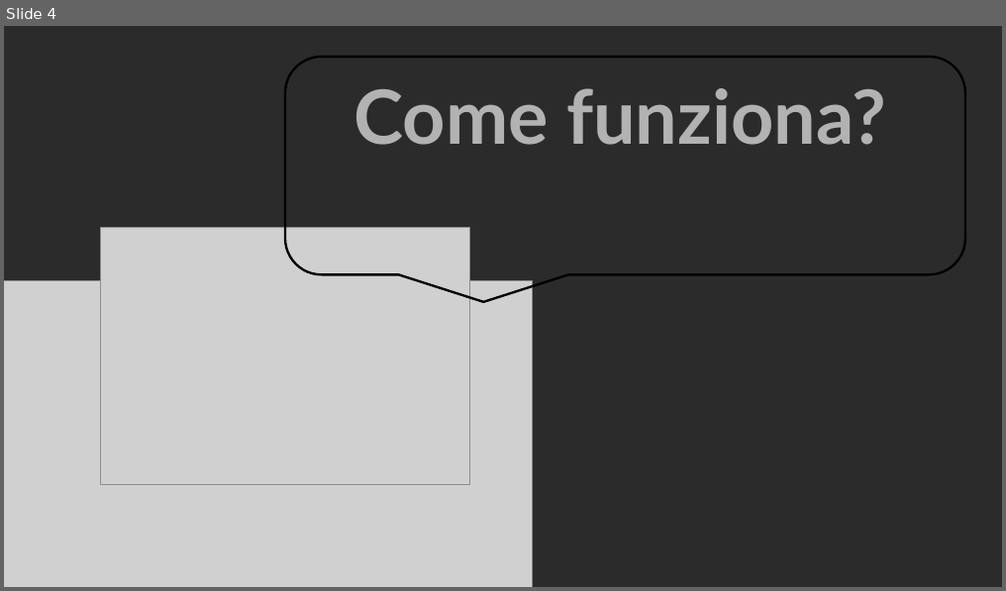
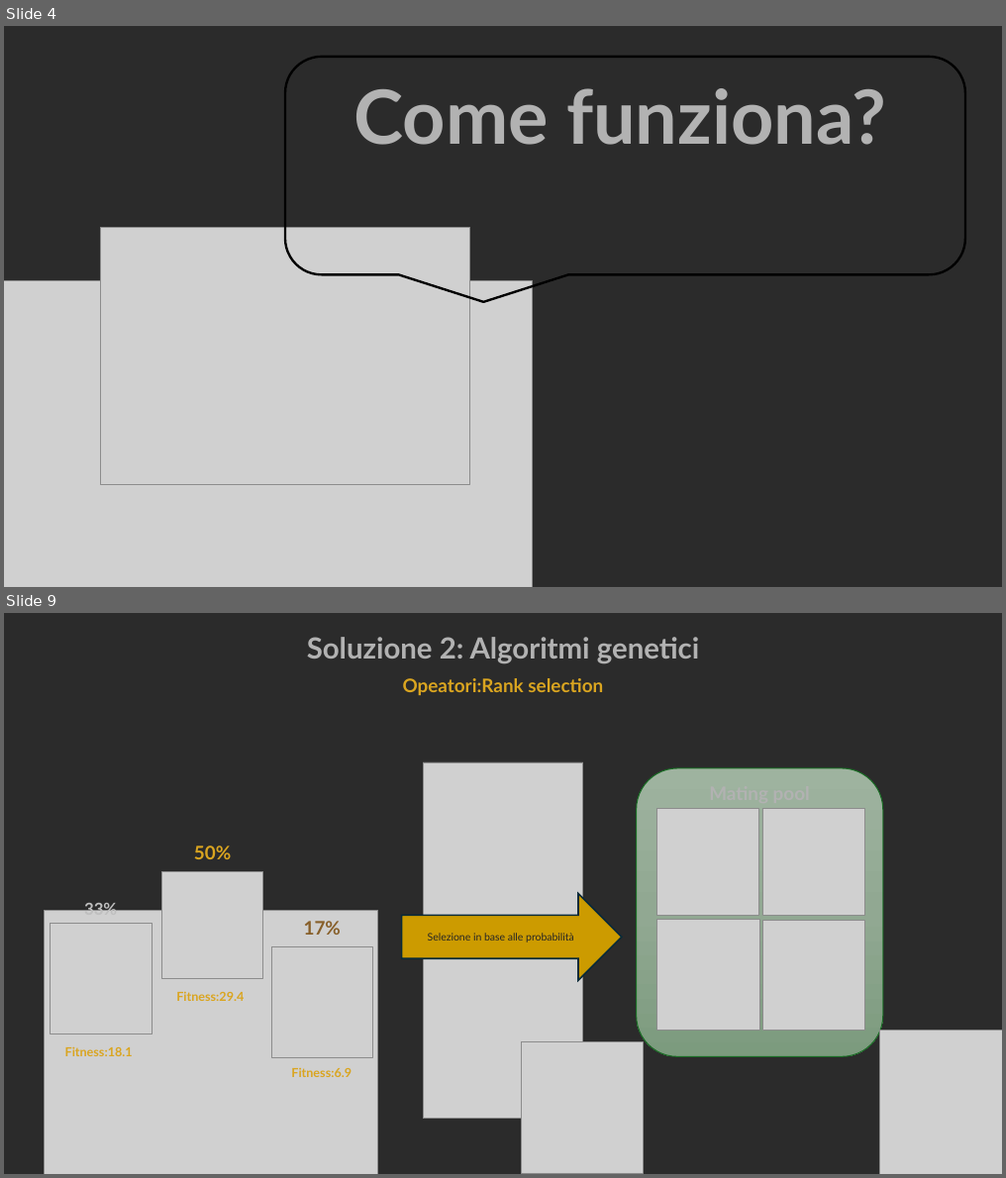
Before and after one commit to girgio/Deck-BuilderCR, a slide deck: presentazione DeckBuilderCR.pptx. Shown one above the other, each under a label of ours: slide 4 before the commit, slides 4 and 9 after it; the slides between them are not shown. The pictures are 1006x591 and 1006x1178 pixels, drawn with LibreOffice and Linux fonts; fonts in the diff are those of the drawing; grey boxes stand for pictures; background and template pictures are left out; a plain dark background stands for a picture behind light text. Boxes give left, top, right and bottom in pixels: in the first picture for what was removed or moved away, otherwise in the second. Text is boxed around its words. In the diff, an @@ line names an element or a change of style, - is before the commit and + after.

```diff
--- a/presentazione DeckBuilderCR.pptx
+++ b/presentazione DeckBuilderCR.pptx
@@ slide 9 added at bbox=[4, 613, 1002, 1174], background picture (left out) @@
@@ text added at bbox=[307, 637, 700, 663], 28 pt, text #B2B2B2, bold @@
+Soluzione 2: Algoritmi genetici
@@ text added at bbox=[403, 678, 603, 695], 18 pt, text #DAA520, bold @@
+Opeatori:Rank selection
@@ picture added at bbox=[423, 762, 583, 1119] @@
@@ text added at bbox=[460, 778, 1002, 808], 18 pt, text #B2B2B2, bold @@
+Mating pool
@@ rounded rectangle added at bbox=[637, 768, 884, 1057], fill gradient #9EB49F to #91A892 to #7D9C7E, outline #196B24 1 pt @@
@@ picture added at bbox=[657, 808, 759, 916] @@
@@ picture added at bbox=[763, 809, 865, 916] @@
@@ text added at bbox=[194, 846, 231, 860], 18 pt, text #DAA520, bold @@
+50%
@@ picture added at bbox=[161, 872, 263, 979] @@
@@ text added at bbox=[84, 901, 117, 911], 16 pt, text #BFBFBF, bold @@
+33%
@@ right arrow added at bbox=[402, 894, 622, 980], fill #CC9B00, outline #092A39 1.5 pt, 10 pt, text #262626 @@
+Selezione in base alle probabilità
@@ picture added at bbox=[44, 910, 377, 1174] @@
@@ picture added at bbox=[50, 924, 152, 1035] @@
@@ text added at bbox=[304, 921, 341, 935], 18 pt, text #875F29, bold @@
+17%
@@ picture added at bbox=[657, 919, 760, 1030] @@
@@ picture added at bbox=[763, 920, 865, 1031] @@
@@ picture added at bbox=[271, 947, 373, 1058] @@
@@ text added at bbox=[176, 992, 244, 1001], 12 pt, text #DAA520, bold @@
+Fitness:29.4
@@ text added at bbox=[65, 1047, 133, 1057], 12 pt, text #DAA520, bold @@
+Fitness:18.1
@@ picture added at bbox=[522, 1042, 644, 1173] @@
@@ picture added at bbox=[879, 1031, 1002, 1174] @@
@@ text added at bbox=[291, 1068, 351, 1077], 12 pt, text #DAA520, bold @@
+Fitness:6.9
```
Also in this commit, not shown: 2 slides changed, 5 other slides added.
